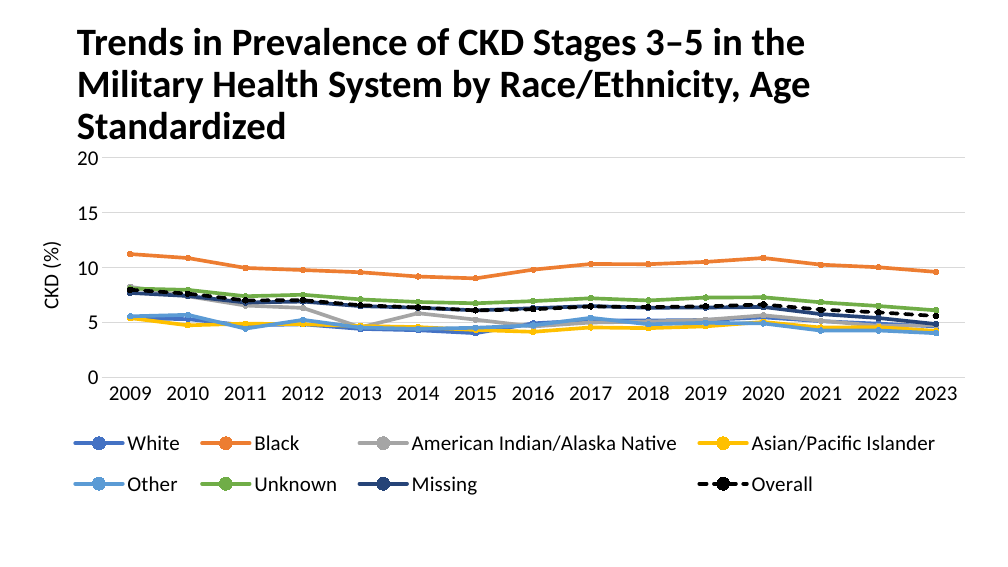
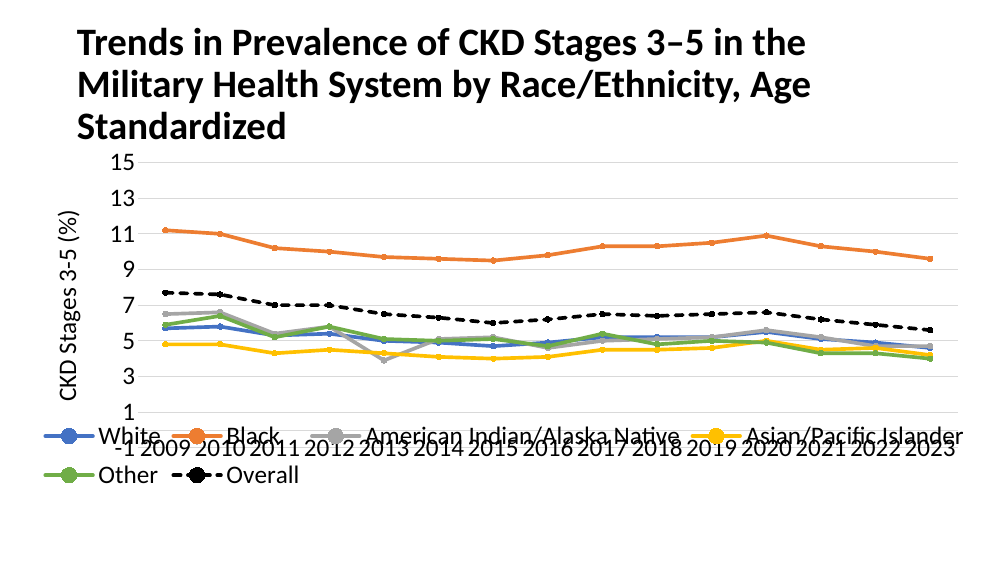
Before and after one commit to CDCgov/nccdphp-ddt-kdss, a slide deck: slide 8 of CKDSurveillance/PPT/Q756.pptx. Drawn at 1008x567 pixels with LibreOffice and Linux fonts; fonts in the diff are those of the drawing; background and template pictures are left out. Boxes give left, top, right and bottom in pixels: in the first picture for what was removed or moved away, otherwise in the second. Text is boxed around its words. In the diff, an @@ line names an element or a change of style, - is before the commit and + after.

Commit message:
Q756 PPT updated

```diff
--- a/CKDSurveillance/PPT/Q756.pptx
+++ b/CKDSurveillance/PPT/Q756.pptx
@@ line chart at box(32, 140, 977, 518) @@
-White: 5.4, 5.3, 4.7, 4.8, 4.4, 4.3, 4, 4.9, 5.2, 5.2, 5.2, 5.5, 5.1, 4.9, 4.6
+White: 5.7, 5.8, 5.3, 5.4, 5, 4.9, 4.7, 4.9, 5.2, 5.2, 5.2, 5.5, 5.1, 4.9, 4.6
-Black: 11.2, 10.9, 10, 9.8, 9.6, 9.2, 9, 9.8, 10.3, 10.3, 10.5, 10.9, 10.3, 10, 9.6
+Black: 11.2, 11, 10.2, 10, 9.7, 9.6, 9.5, 9.8, 10.3, 10.3, 10.5, 10.9, 10.3, 10, 9.6
-American Indian/Alaska Native: 8.2, 7.4, 6.5, 6.3, 4.6, 5.8, 5.2, 4.6, 5, 5.1, 5.2, 5.6, 5.1, 4.7, 4.7
+American Indian/Alaska Native: 6.5, 6.6, 5.4, 5.8, 3.9, 5.1, 5.2, 4.6, 5, 5.1, 5.2, 5.6, 5.2, 4.7, 4.7
-Asian/Pacific Islander: 5.4, 4.7, 4.9, 4.8, 4.7, 4.6, 4.3, 4.1, 4.5, 4.5, 4.6, 5, 4.5, 4.6, 4.2
+Asian/Pacific Islander: 4.8, 4.8, 4.3, 4.5, 4.3, 4.1, 4, 4.1, 4.5, 4.5, 4.6, 5, 4.5, 4.6, 4.2
-Other: 5.5, 5.7, 4.4, 5.2, 4.5, 4.4, 4.5, 4.7, 5.4, 4.8, 5, 4.9, 4.2, 4.3, 4
+Other: 5.9, 6.4, 5.2, 5.8, 5.1, 5, 5.1, 4.7, 5.4, 4.8, 5, 4.9, 4.3, 4.3, 4
@@ colour of Other #5B9BD5 to #70AD47 @@
-Unknown: 8.1, 8, 7.4, 7.5, 7.1, 6.9, 6.7, 6.9, 7.2, 7, 7.3, 7.3, 6.8, 6.5, 6.1
+Overall: 7.7, 7.6, 7, 7, 6.5, 6.3, 6, 6.2, 6.5, 6.4, 6.5, 6.6, 6.2, 5.9, 5.6
@@ colour of Overall #70AD47 to #000000 @@
-Missing: 7.7, 7.4, 6.8, 6.9, 6.5, 6.3, 6.1, 6.3, 6.5, 6.3, 6.4, 6.4, 5.8, 5.4, 4.8
-Overall: 8, 7.6, 7, 7, 6.6, 6.4, 6.1, 6.2, 6.5, 6.4, 6.5, 6.6, 6.2, 5.9, 5.6
@@ value axis title "CKD (%) " to "CKD Stages 3-5 (%) " @@
@@ legend changed @@
@@ category axis changed @@
@@ value axis changed @@
@@ plot area changed @@
@@ lettering changed @@
```
Also in this commit, not shown: 6 other slides changed.
